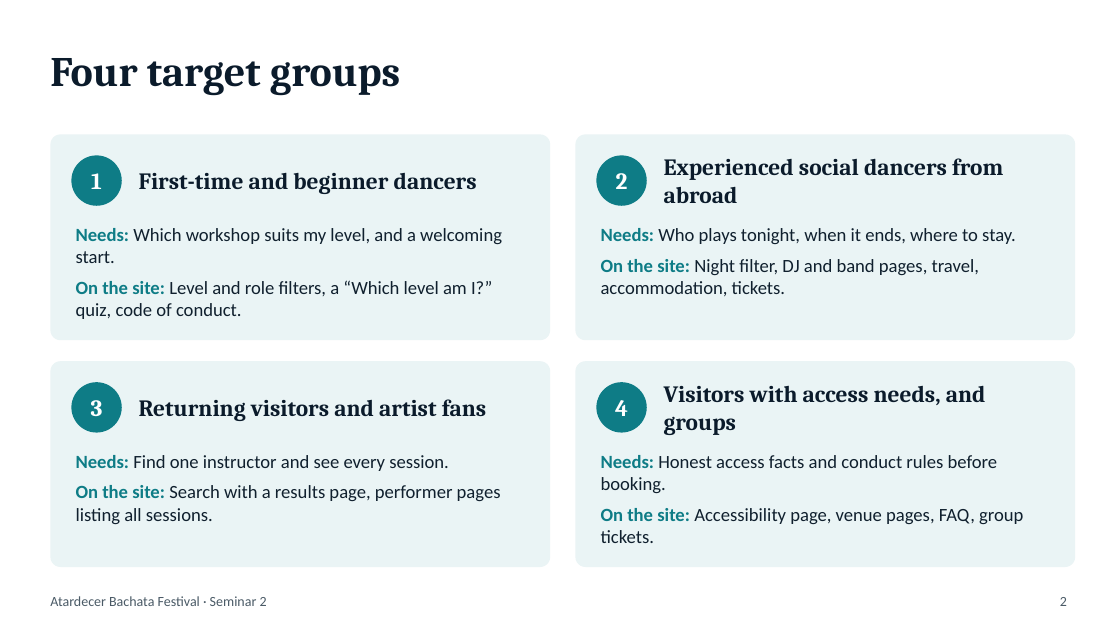
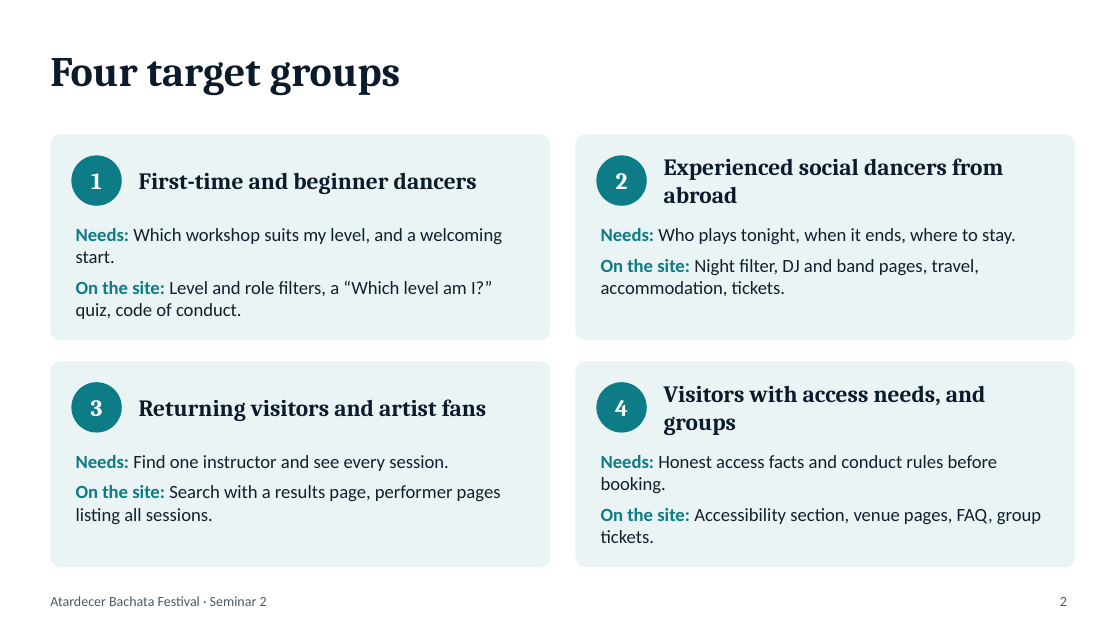
Before and after one commit to faiazyen/web-design-project, a slide deck: slide 2 of presentation.pptx. Drawn at 1120x630 pixels with LibreOffice and Linux fonts; fonts in the diff are those of the drawing. Boxes give left, top, right and bottom in pixels: in the first picture for what was removed or moved away, otherwise in the second. Text is boxed around its words. In the diff, an @@ line names an element or a change of style, - is before the commit and + after.

```diff
--- a/presentation.pptx
+++ b/presentation.pptx
@@ text at <box>601,508,1041,543</box>: text changed @@
-On the site: Accessibility page, venue pages, FAQ, group tickets.
+On the site: Accessibility section, venue pages, FAQ, group tickets.
```
Also in this commit, not shown: 1 other slide changed, 2 other files.
